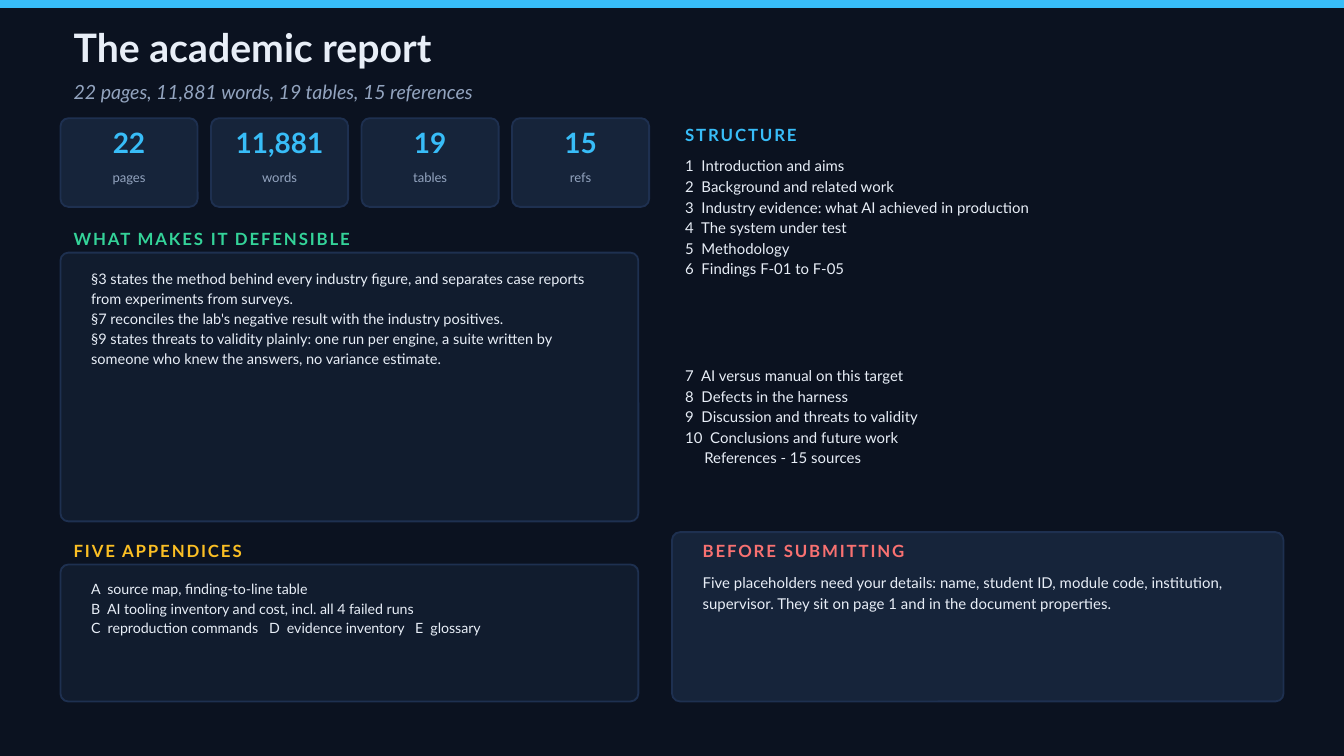
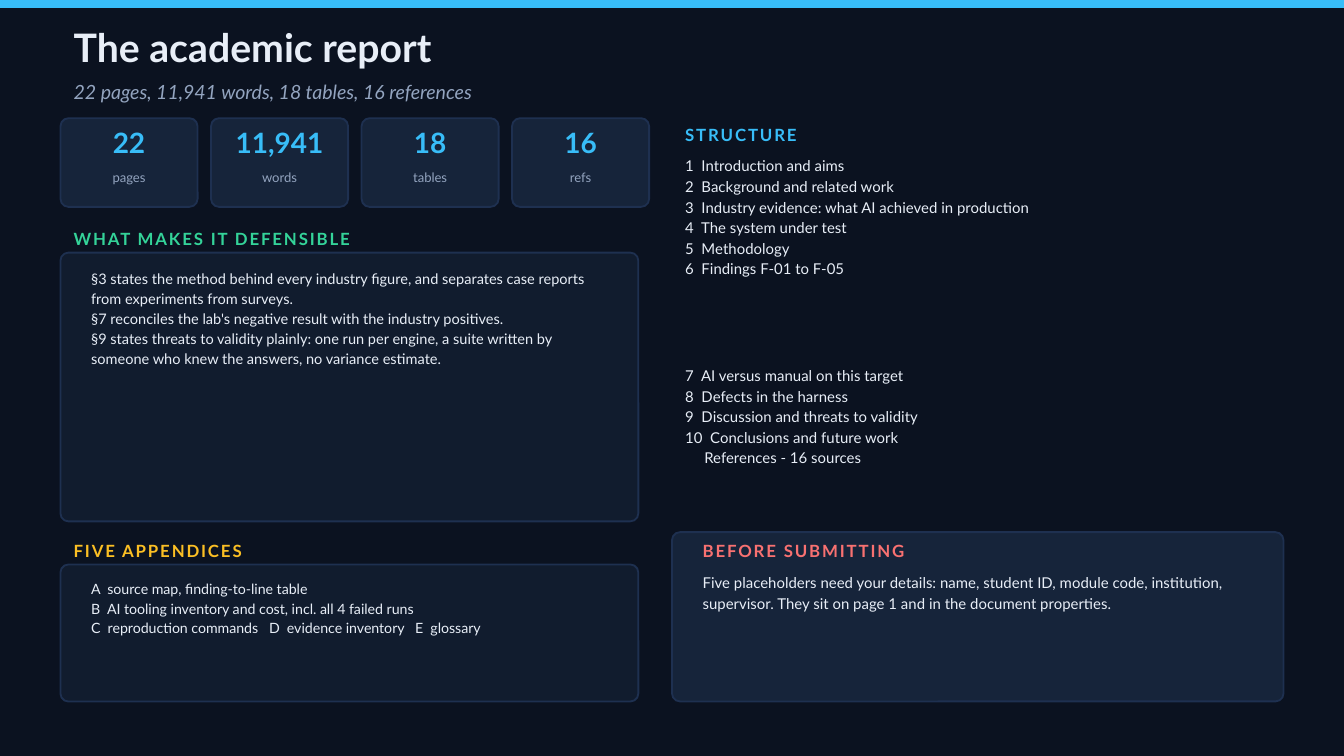
Before and after one commit to Shekin2005/AI-Smartphone-Security-Simulator, a slide deck: slide 9 of AI-Security-9-Slides.pptx. Drawn at 1344x756 pixels with LibreOffice and Linux fonts; fonts in the diff are those of the drawing. Boxes give left, top, right and bottom in pixels: in the first picture for what was removed or moved away, otherwise in the second. Text is boxed around its words. In the diff, an @@ line names an element or a change of style, - is before the commit and + after.

```diff
--- a/AI-Security-9-Slides.pptx
+++ b/AI-Security-9-Slides.pptx
@@ text at (74,84,472,103): text changed @@
-22 pages, 11,881 words, 19 tables, 15 references
+22 pages, 11,941 words, 18 tables, 16 references
@@ text at (236,132,324,157): text changed @@
-11,881
+11,941
@@ text at (414,132,446,153): text changed @@
-19
+18
@@ text at (564,132,596,153): text changed @@
-15
+16
@@ text at (704,452,861,463): text changed @@
-References - 15 sources
+References - 16 sources
```
Also in this commit, not shown: 1 other slide changed, 23 other files.
